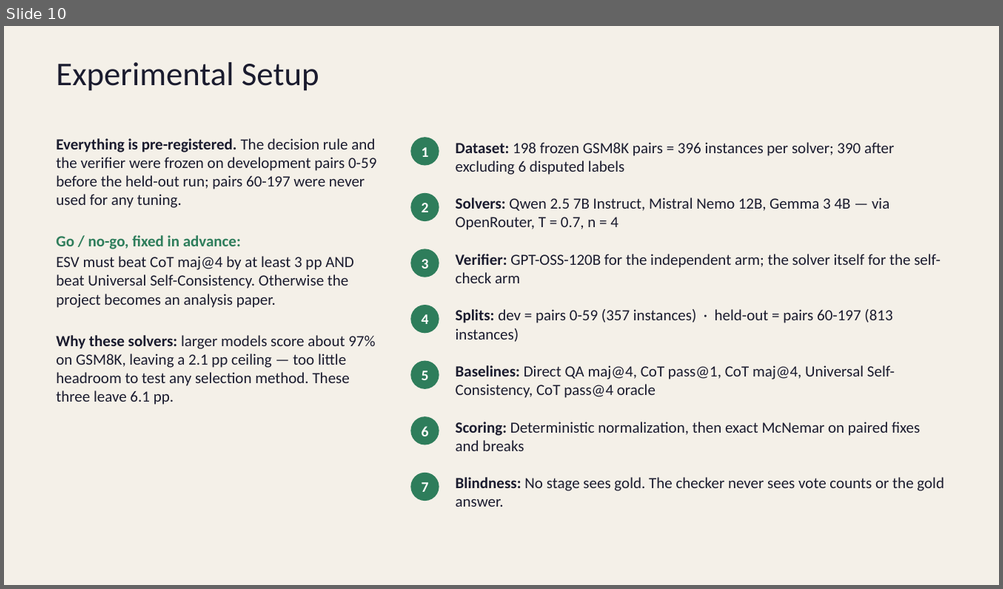
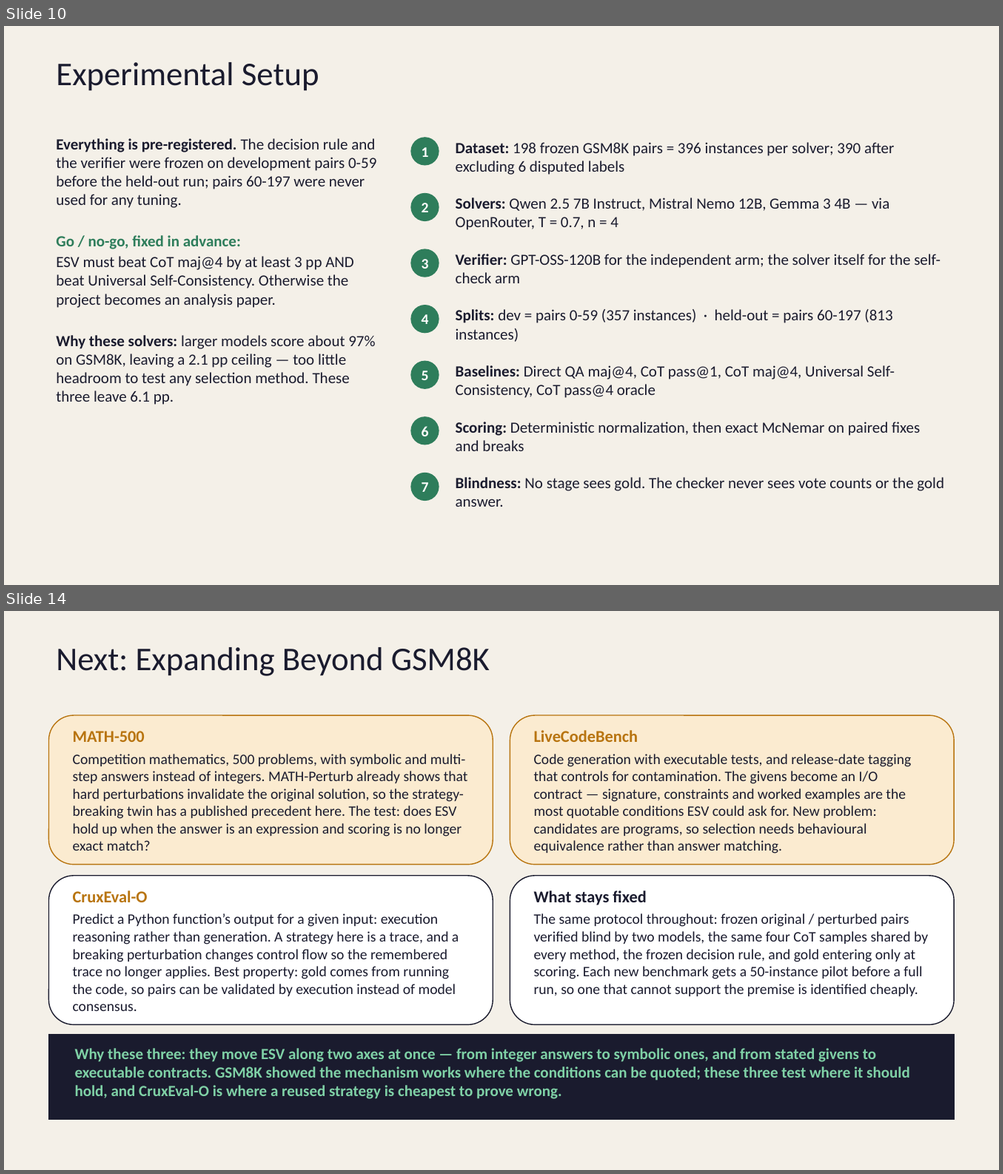
Before and after one commit to StellarDrift15/RAEN_structural-perturbations-esv, a slide deck: presentation/ESV_Project_Proposal_v3.pptx. Shown one above the other, each under a label of ours: slide 10 before the commit, slides 10 and 14 after it; the slides between them are not shown. The pictures are 1003x589 and 1003x1174 pixels, drawn with LibreOffice and Linux fonts; fonts in the diff are those of the drawing. Boxes give left, top, right and bottom in pixels: in the first picture for what was removed or moved away, otherwise in the second. Text is boxed around its words. In the diff, an @@ line names an element or a change of style, - is before the commit and + after.

```diff
--- a/presentation/ESV_Project_Proposal_v3.pptx
+++ b/presentation/ESV_Project_Proposal_v3.pptx
@@ slide 14 added at (4,611,999,1170), background #F4F0E8 @@
@@ title added at (56,647,489,676), 32 pt, text #1A1B2E @@
+Next: Expanding Beyond GSM8K
@@ rounded rectangle added at (48,715,492,865), fill #FBEBD0, outline #B8740F 1 pt @@
@@ rounded rectangle added at (510,715,954,865), fill #FBEBD0, outline #B8740F 1 pt @@
@@ text added at (73,731,468,851), 14 pt, text #1A1B2E @@
+MATH-500
+Competition mathematics, 500 problems, with symbolic and multi-step answers instead of integers. MATH-Perturb already shows that hard perturbations invalidate the original solution, so the strategy-breaking twin has a published precedent here. The test: does ESV hold up when the answer is an expression and scoring is no longer exact match?
@@ text added at (534,730,910,854), 14 pt, text #1A1B2E @@
+LiveCodeBench
+Code generation with executable tests, and release-date tagging that controls for contamination. The givens become an I/O contract — signature, constraints and worked examples are the most quotable conditions ESV could ask for. New problem: candidates are programs, so selection needs behavioural equivalence rather than answer matching.
@@ rounded rectangle added at (48,876,492,1025), fill #FFFFFF, outline #1A1B2E 1 pt @@
@@ rounded rectangle added at (510,876,954,1025), fill #FFFFFF, outline #1A1B2E 1 pt @@
@@ text added at (73,891,458,1011), 14 pt, text #1A1B2E @@
+CruxEval-O
+Predict a Python function’s output for a given input: execution reasoning rather than generation. A strategy here is a trace, and a breaking perturbation changes control flow so the remembered trace no longer applies. Best property: gold comes from running the code, so pairs can be validated by execution instead of model consensus.
@@ text added at (534,891,928,997), 14 pt, text #1A1B2E @@
+What stays fixed
+The same protocol throughout: frozen original / perturbed pairs verified blind by two models, the same four CoT samples shared by every method, the frozen decision rule, and gold entering only at scoring. Each new benchmark gets a 50-instance pilot before a full run, so one that cannot support the premise is identified cheaply.
@@ rectangle added at (48,1035,954,1120), fill #1A1B2E, outline #1A1B2E 1 pt @@
@@ text added at (75,1048,910,1099), 15 pt, text #7FD1A6, bold @@
+Why these three: they move ESV along two axes at once — from integer answers to symbolic ones, and from stated givens to executable contracts. GSM8K showed the mechanism works where the conditions can be quoted; these three test where it should hold, and CruxEval-O is where a reused strategy is cheapest to prove wrong.
```
Also in this commit, not shown: 5 slides changed, 1 slide removed, 3 other files.
